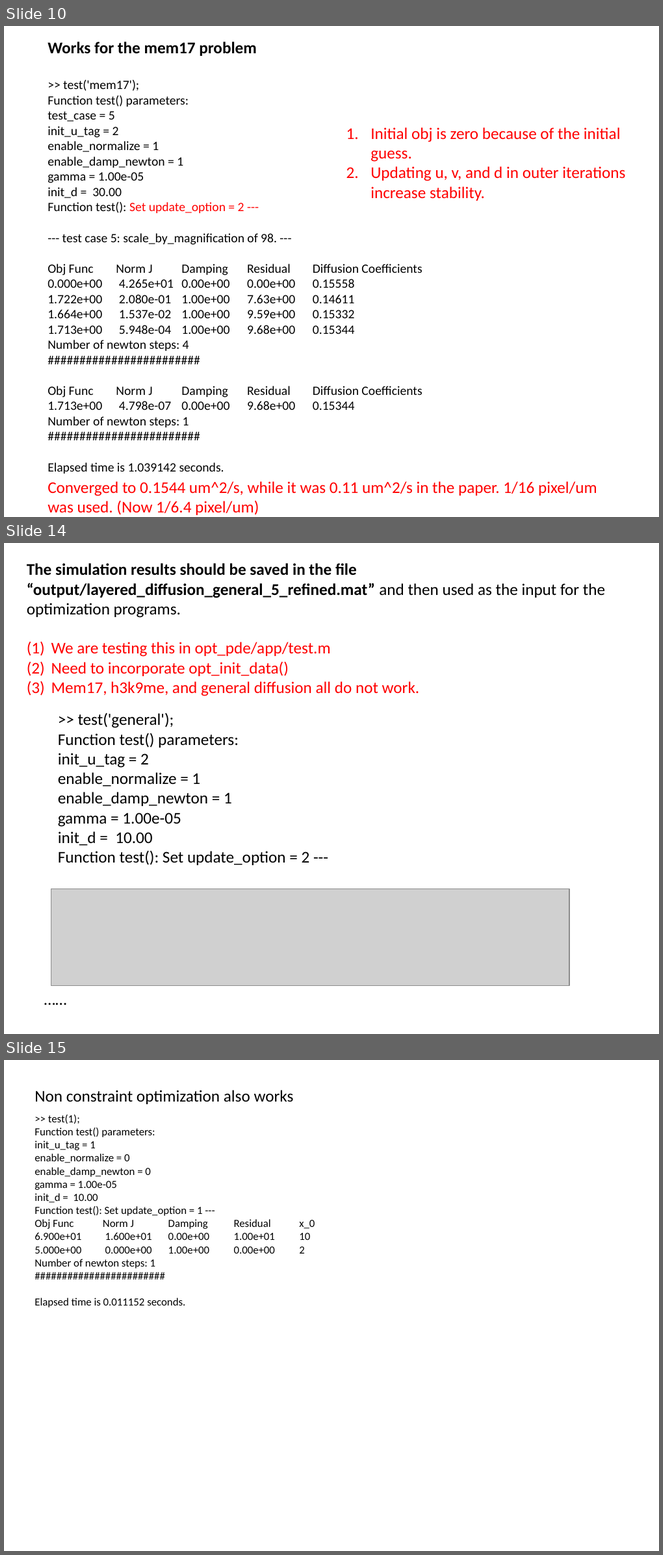
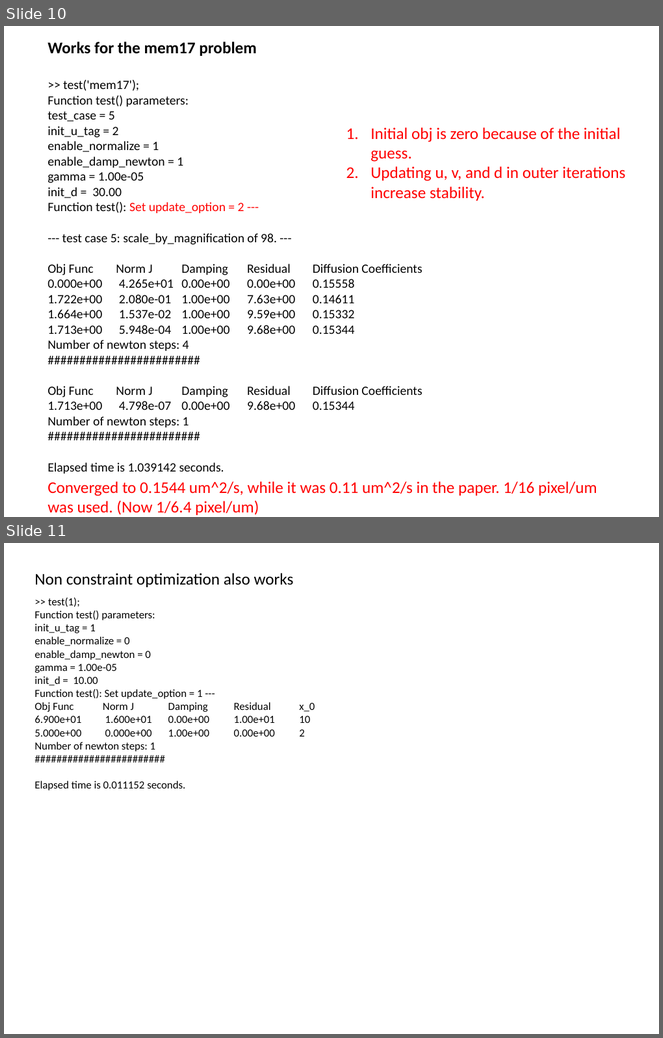
Before and after one commit to lu6007/opt-pde, a slide deck: doc/result_0404_2019.pptx. Shown one above the other, each under a label of ours: slides 10, 14 and 15 before the commit, slides 10 and 11 after it; the slides between them are not shown. The pictures are 663x1555 and 663x1038 pixels, drawn with LibreOffice and Linux fonts; fonts in the diff are those of the drawing; grey boxes stand for pictures. Boxes give left, top, right and bottom in pixels: in the first picture for what was removed or moved away, otherwise in the second. Text is boxed around its words. In the diff, an @@ line names an element or a change of style, - is before the commit and + after.

```diff
--- a/doc/result_0404_2019.pptx
+++ b/doc/result_0404_2019.pptx
@@ slide 14 removed at (4,543,659,1034), background #FFFFFF @@
@@ text removed at (27,563,605,696) @@
-The simulation results should be saved in the file “output/layered_diffusion_general_5_refined.mat” and then used as the input for the optimization programs.
-(1) We are testing this in opt_pde/app/test.m
-(2) Need to incorporate opt_init_data()
-(3) Mem17, h3k9me, and general diffusion all do not work.
@@ text removed at (58,713,310,865) @@
->> test('general');
-Function test() parameters:
-init_u_tag = 2
-enable_normalize = 1
-enable_damp_newton = 1
-gamma = 1.00e-05
-init_d = 10.00
-Function test(): Set update_option = 2 ---
@@ picture removed at (51,889,570,986) @@
@@ text removed at (37,986,278,1012) @@
-……
@@ what was slide 15 is now slide 11 @@
```
Also in this commit, not shown: 1 slide changed, 3 other slides removed, 7 other files.
